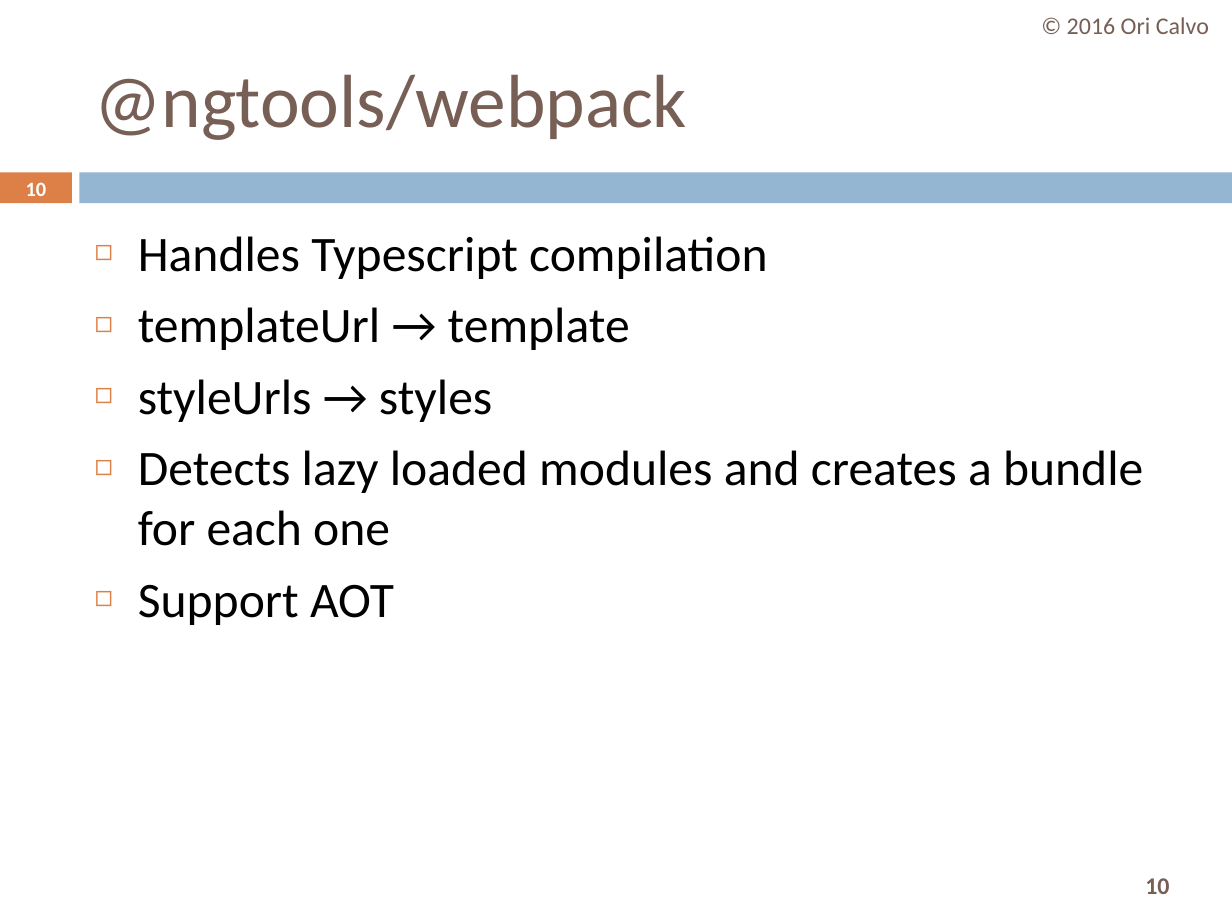
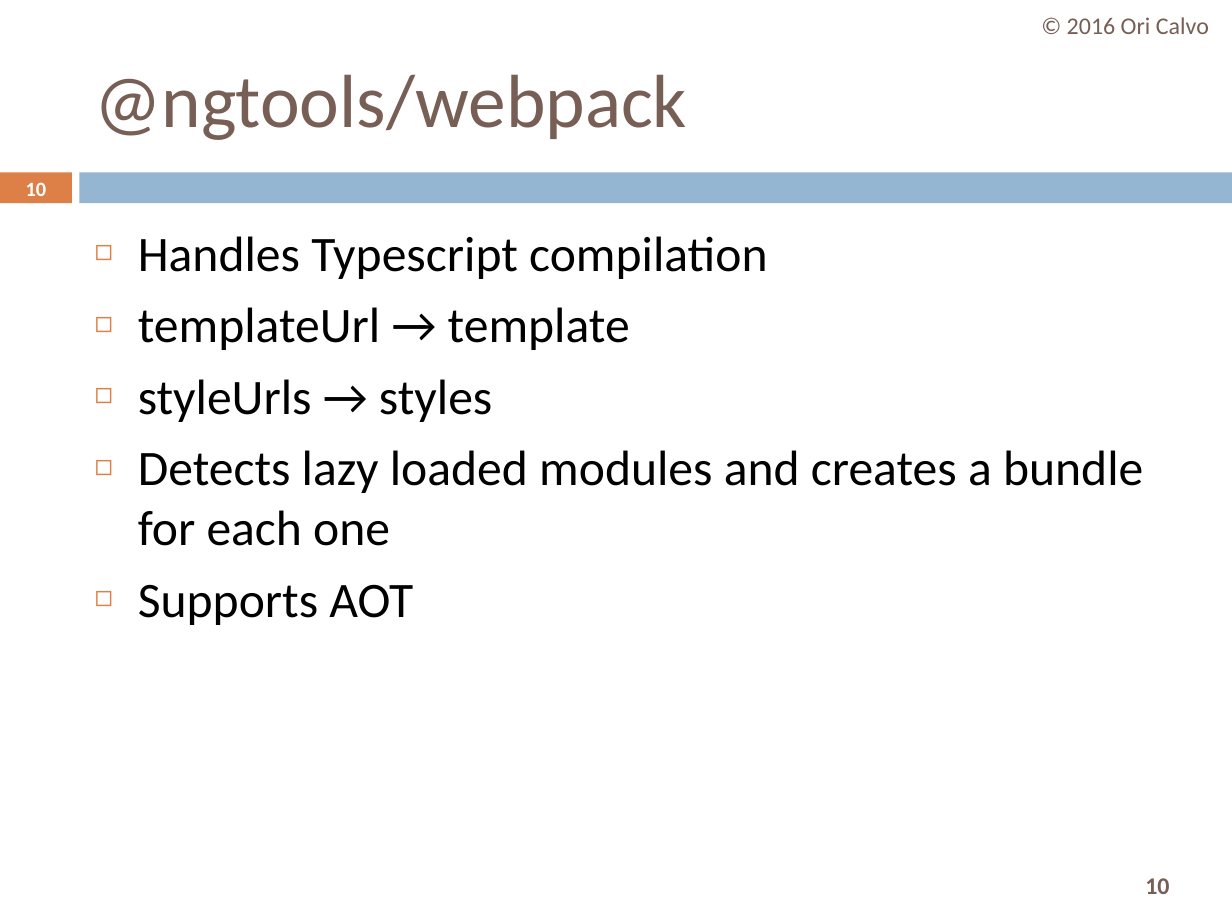
Before and after one commit to oricalvo/course-angular, a slide deck: slide 10 of PPTs/01 Build & Setup.pptx. Drawn at 1232x924 pixels with LibreOffice and Linux fonts; fonts in the diff are those of the drawing. Boxes give left, top, right and bottom in pixels: in the first picture for what was removed or moved away, otherwise in the second. Text is boxed around its words. In the diff, an @@ line names an element or a change of style, - is before the commit and + after.

```diff
--- a/PPTs/01 Build & Setup.pptx
+++ b/PPTs/01 Build & Setup.pptx
@@ text at bbox=[138, 584, 413, 625]: text changed @@
-◻ Support AOT
+◻ Supports AOT
```
Also in this commit, not shown: 10 other slides changed, 5 slides added, 27 slides removed.
